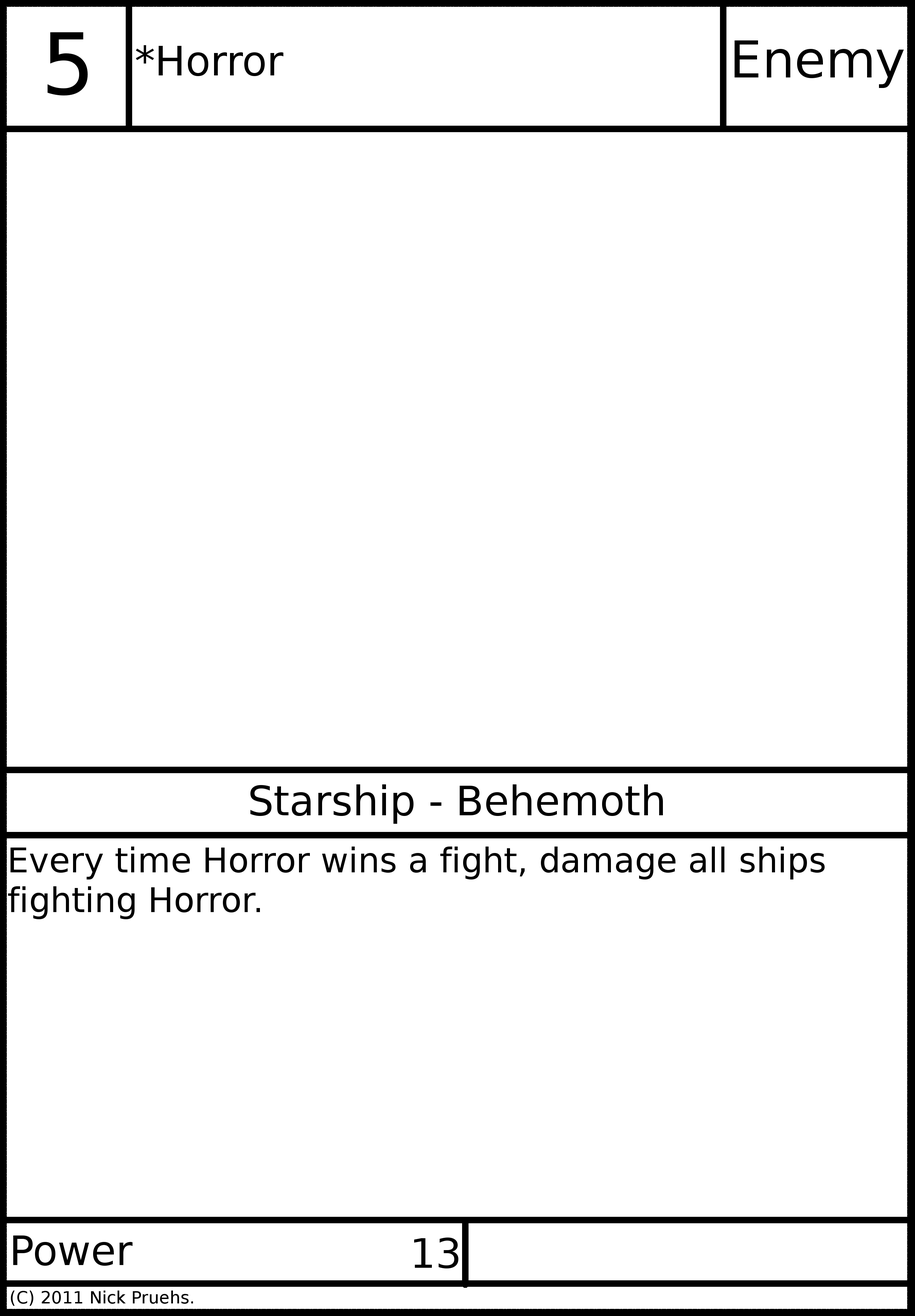
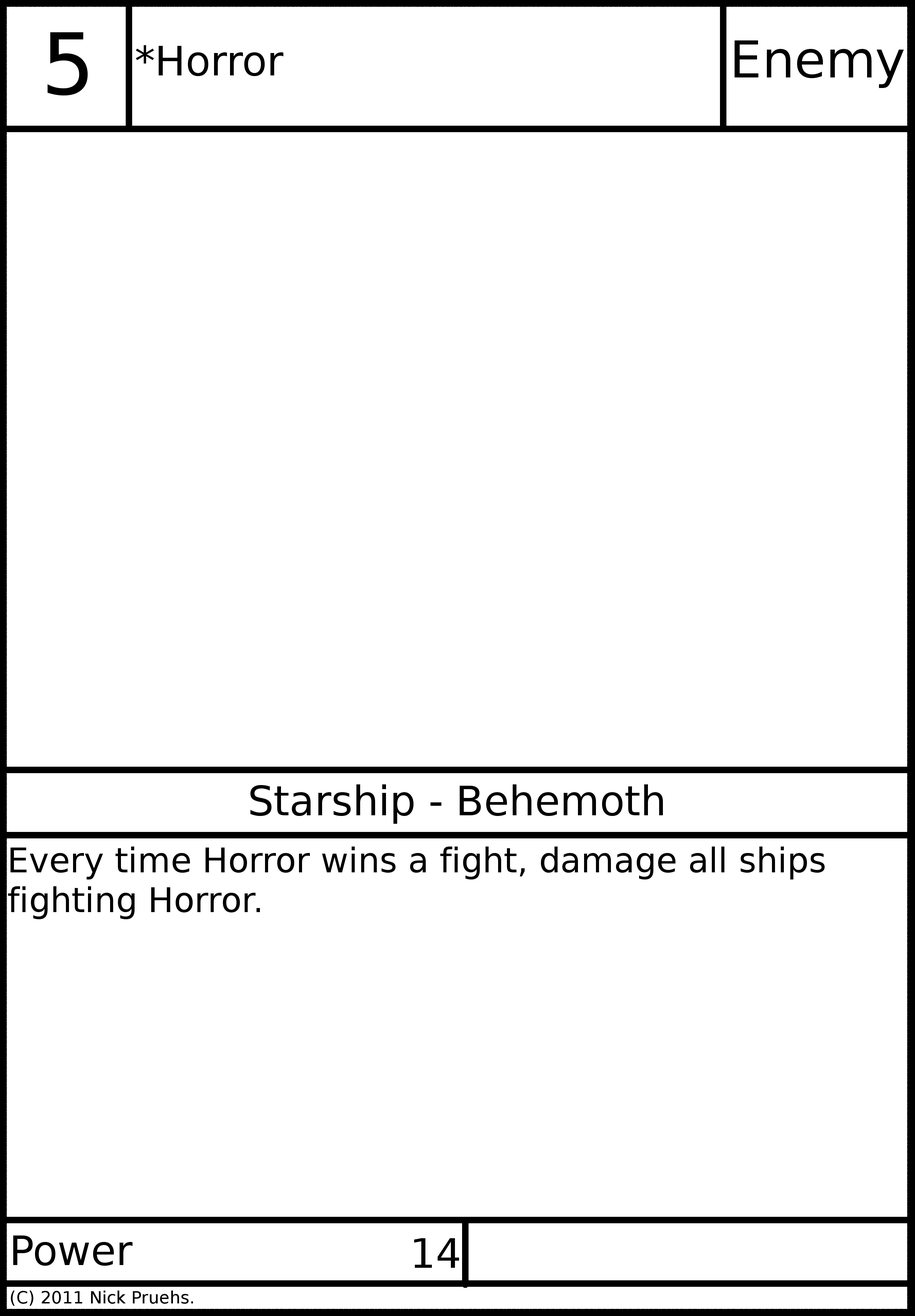
Layered file, before and after one edit (915×1316). Changes by layer:
painted on "Power Value" over [437, 1237, 459, 1269]
